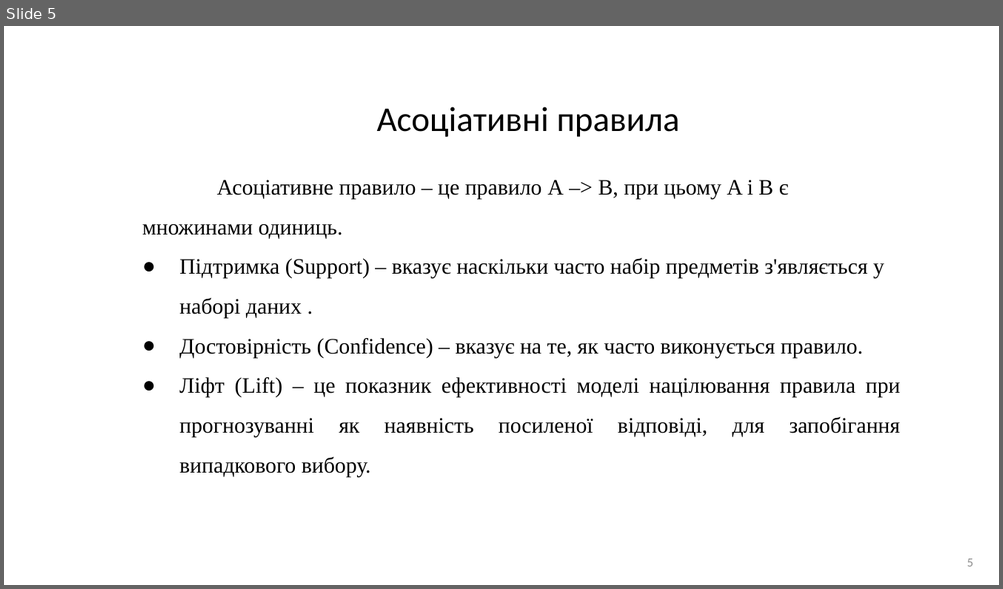
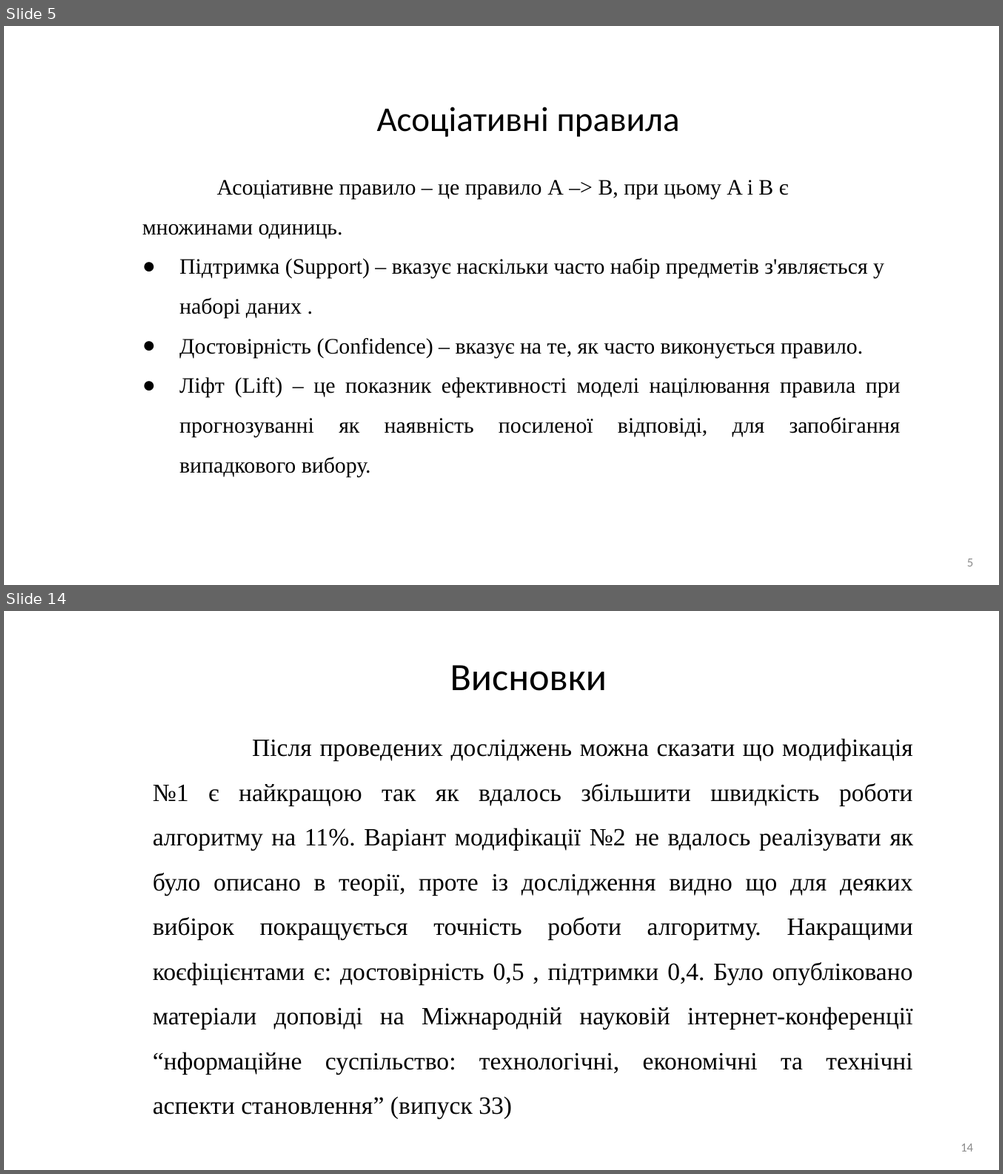
Before and after one commit to AndriiHavryliuk1/master2, a slide deck: docs/Дослідження_роботи_алгоритму_apriori.pptx. Shown one above the other, each under a label of ours: slide 5 before the commit, slides 5 and 14 after it; the slides between them are not shown. The pictures are 1003x589 and 1003x1174 pixels, drawn with LibreOffice and Linux fonts; fonts in the diff are those of the drawing. Boxes give left, top, right and bottom in pixels: in the first picture for what was removed or moved away, otherwise in the second. Text is boxed around its words. In the diff, an @@ line names an element or a change of style, - is before the commit and + after.

```diff
--- a/docs/Дослідження_роботи_алгоритму_apriori.pptx
+++ b/docs/Дослідження_роботи_алгоритму_apriori.pptx
@@ slide 14 added at (4,611,999,1170), background #FFFFFF @@
@@ title added at (450,665,607,691), 28 pt, text #000000 @@
+Висновки
@@ text added at (153,738,913,1119), 18 pt, text #000000 @@
+Після проведених досліджень можна сказати що модифікація №1 є найкращою так як вдалось збільшити швидкість роботи алгоритму на 11%. Варіант модифікації №2 не вдалось реалізувати як було описано в теорії, проте із дослідження видно що для деяких вибірок покращується точність роботи алгоритму. Накращими коєфіцієнтами є: достовірність 0,5 , підтримки 0,4. Було опубліковано матеріали доповіді на Міжнародній науковій інтернет-конференції “нформаційне суспільство: технологічні, економічні та технічні аспекти становлення” (випуск 33)
@@ page number added at (960,1144,973,1152), 9 pt, text #8C8C8C @@
+14
```
Also in this commit, not shown: 6 slides changed, 6 other slides added, 4 slides removed, 1 other file.
